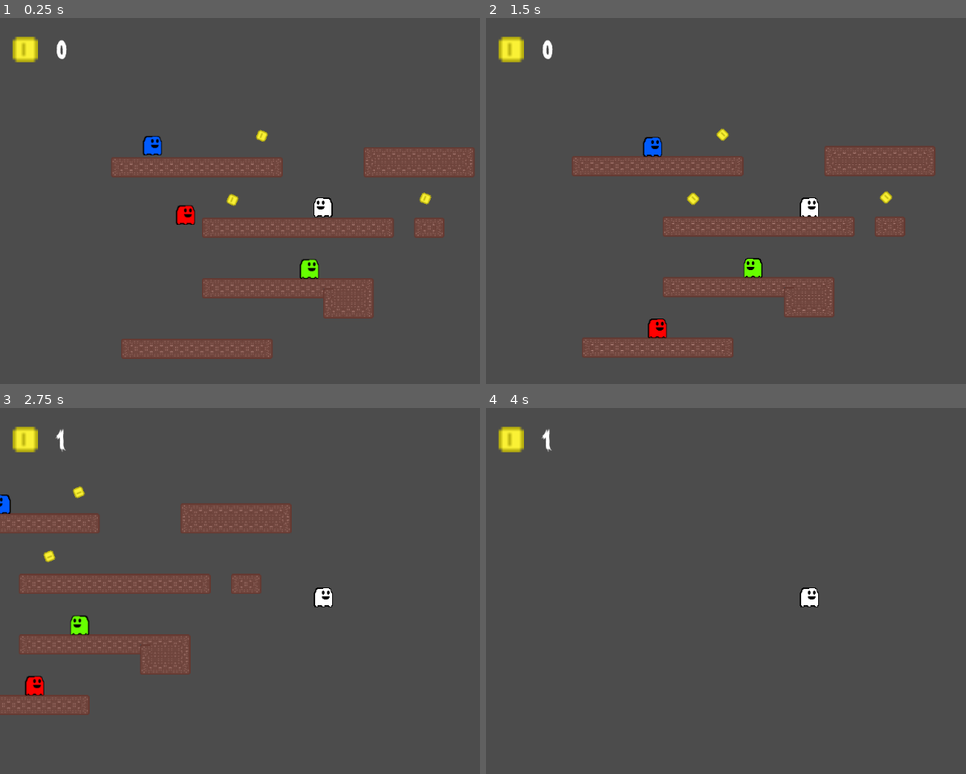
Above: before the commit, frames 1-4 (two rows, left to right).
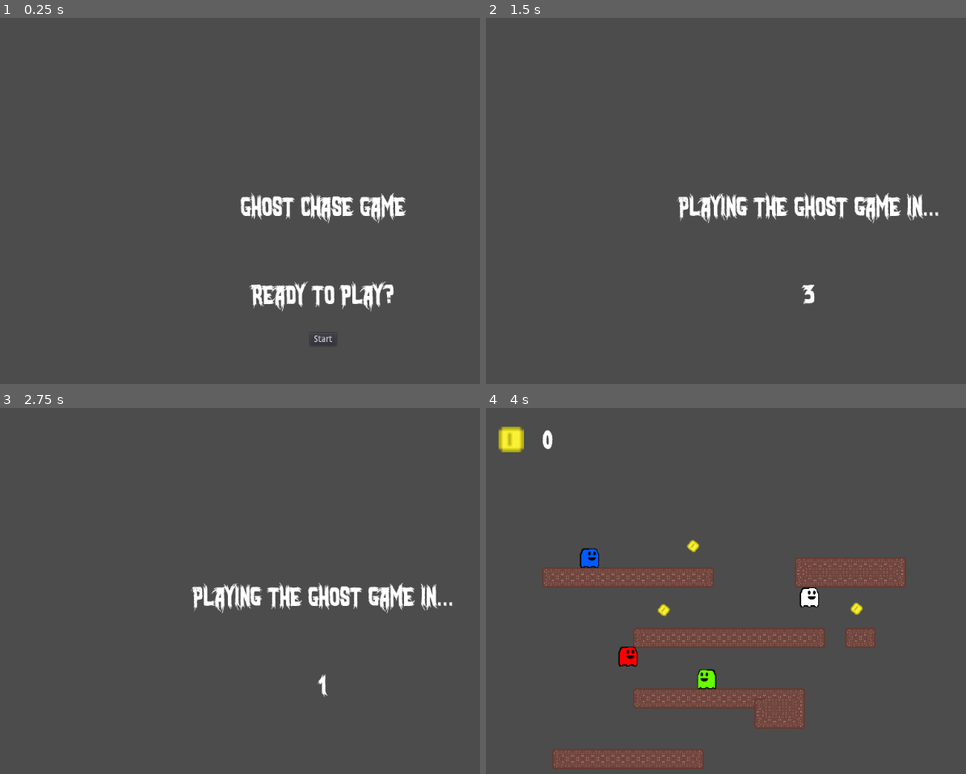
Above: after the commit, the same moments.

Repository: jcadavez/Joshua-uses-Godot-to-make-Ghost-Chase-game
Game: Godot game, scene res://MenuScene.tscn
Same seed, same stepped clock (60 frames per second), same inputs: the game is played once before the commit and once after it. Before the commit the project starts from res://MainScene.tscn.
Inputs (mouse positions are in pixels of both pictures, inside the frame that each line leads up to):
- Up to frame 1 (0.25 s): no input
- Up to frame 2 (1.5 s): click (807, 340) at 0.5 s, where only the run after the commit has a clickable "Start"; hold Right (move_right) from 1.28 s (still down)
- Up to frame 3 (2.75 s): keep holding Right (move_right); tap Up (jump) at 1.52, 2.27 s
- Up to frame 4 (4 s): release Right (move_right) at 2.78 s; hold Left (move_left) 2.78-3.53 s; hold Right (move_right) from 3.53 s (still down); tap Up (jump) at 3.77 s

The runs differ from the first frame. In frame 1, 13% of the frame differs, in the area x 2-99%, y 5-94%; in frame 2, 13%, in the area x 2-95%, y 5-93%; in frame 3, 12%; in frame 4, 11%.

Commit message:
Ch11 - Start Menu

Diff:
--- /dev/null
+++ b/MenuScene.gd
@@ -0,0 +1,22 @@
+extends Node2D
+
+onready var timer = get_node("HUD/MessageTimer");
+var countdownMessage = "Ready to play?"
+var countdownFlag = false
+
+func _process(delta):
+	if (countdownFlag):
+		$HUD/CountdownMessage.text = str(ceil(timer.time_left))
+
+func show_message(text):
+	$HUD/Message.text = text
+	$HUD/Message.show()
+	$HUD/MessageTimer.start()
+
+func _on_StartButton_pressed():
+	show_message("Playing the Ghost game in...")
+	countdownFlag = true
+	$HUD/StartButton.hide()
+	# Wait until the MessageTimer has counted down.
+	yield($HUD/MessageTimer, "timeout")
+	get_tree().change_scene("res://MainScene.tscn")
--- /dev/null
+++ b/MenuScene.tscn
@@ -0,0 +1,58 @@
+[gd_scene load_steps=3 format=2]
+
+[ext_resource path="res://Assets/GhostFont.tres" type="DynamicFont" id=1]
+[ext_resource path="res://MenuScene.gd" type="Script" id=2]
+
+[node name="MenuScene" type="Node2D"]
+script = ExtResource( 2 )
+
+[node name="HUD" type="CanvasLayer" parent="."]
+
+[node name="Message" type="Label" parent="HUD"]
+anchor_top = 0.5
+anchor_right = 1.0
+anchor_bottom = 0.5
+margin_top = -21.5
+margin_bottom = 21.5
+custom_fonts/font = ExtResource( 1 )
+text = "Ghost Chase Game"
+align = 1
+__meta__ = {
+"_edit_use_anchors_": false
+}
+
+[node name="MessageTimer" type="Timer" parent="HUD"]
+wait_time = 3.0
+one_shot = true
+
+[node name="StartButton" type="Button" parent="HUD"]
+anchor_left = 0.5
+anchor_top = 1.0
+anchor_right = 0.5
+anchor_bottom = 1.0
+margin_left = -21.0
+margin_top = -100.0
+margin_right = 21.0
+margin_bottom = -80.0
+text = "Start"
+__meta__ = {
+"_edit_use_anchors_": false
+}
+
+[node name="CountdownMessage" type="Label" parent="HUD"]
+anchor_left = 0.5
+anchor_top = 1.0
+anchor_right = 0.5
+anchor_bottom = 1.0
+margin_left = -512.0
+margin_top = -319.0
+margin_right = 512.0
+custom_fonts/font = ExtResource( 1 )
+text = "Ready to play?"
+align = 1
+valign = 1
+__meta__ = {
+"_edit_use_anchors_": false
+}
+
+[connection signal="pressed" from="HUD/StartButton" to="." method="_on_StartButton_pressed"]
--- a/Player.gd
+++ b/Player.gd
@@ -64,7 +64,7 @@
 	alive = false
 	sprite.play("death")
 	yield(get_tree().create_timer(2), "timeout")
-	get_tree().reload_current_scene()
+	get_tree().change_scene("res://MenuScene.tscn")
 
 # called when we run into a coin
 func collect_coin (value):
--- a/project.godot
+++ b/project.godot
@@ -11,7 +11,7 @@
 [application]
 
 config/name="Joshua uses Godot to make Ghost Chase game"
-run/main_scene="res://MainScene.tscn"
+run/main_scene="res://MenuScene.tscn"
 config/icon="res://icon.png"
 
 [input]
Binary file added: Ch 11 - Start Menu/pic_menu-nodes.png
Binary file added: Ch 11 - Start Menu/pic_project-settings-main-scene.png
Not shown, changed: README.md
